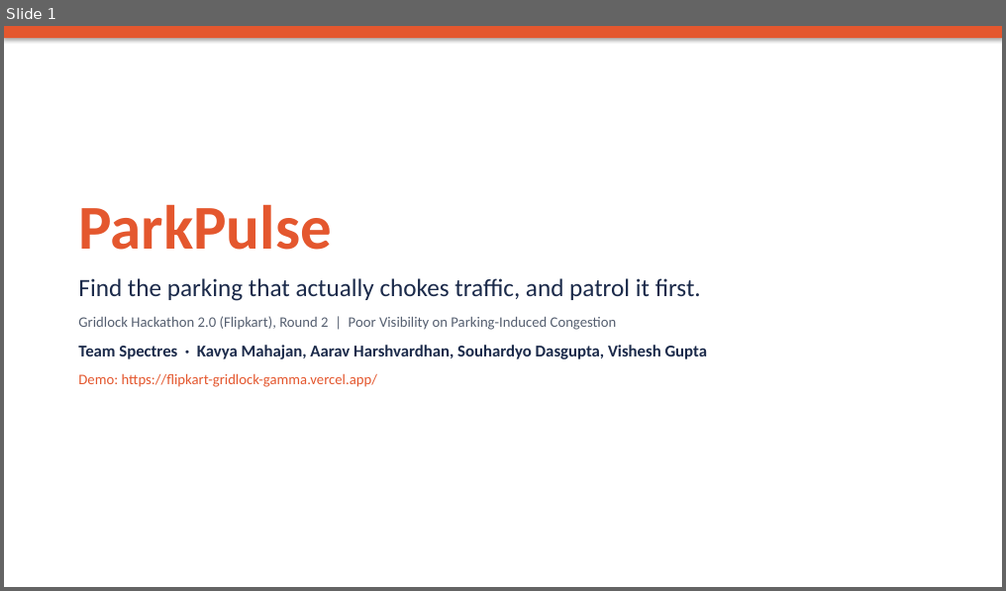
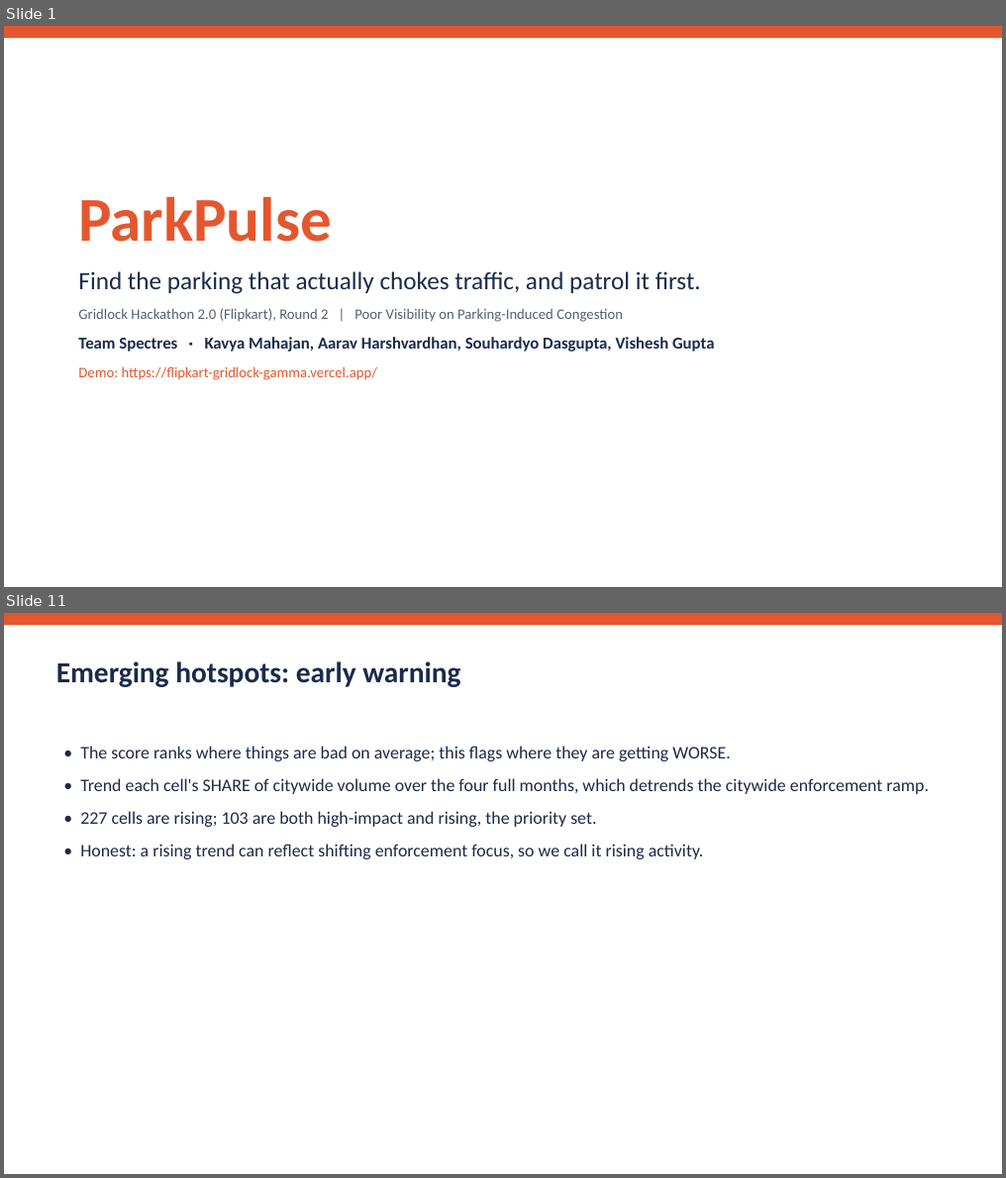
Before and after one commit to senku14x/Flipkart-Gridlock, a slide deck: submission/ParkPulse_Pitch_Deck.pptx. Shown one above the other, each under a label of ours: slide 1 before the commit, slides 1 and 11 after it; the slides between them are not shown. The pictures are 1006x591 and 1006x1178 pixels, drawn with LibreOffice and Linux fonts; fonts in the diff are those of the drawing. Boxes give left, top, right and bottom in pixels: in the first picture for what was removed or moved away, otherwise in the second. Text is boxed around its words. In the diff, an @@ line names an element or a change of style, - is before the commit and + after.

```diff
--- a/submission/ParkPulse_Pitch_Deck.pptx
+++ b/submission/ParkPulse_Pitch_Deck.pptx
@@ slide 11 added at box(4, 613, 1002, 1174), background #FFFFFF @@
@@ rectangle added at box(4, 613, 1002, 625), fill #E4572E @@
@@ text added at box(56, 662, 460, 687), 28 pt, text #1B2A4A, bold @@
+Emerging hotspots: early warning
@@ text added at box(80, 746, 929, 860), 17 pt, text #1B2A4A @@
+• The score ranks where things are bad on average; this flags where they are getting WORSE.
+• Trend each cell's SHARE of citywide volume over the four full months, which detrends the citywide enforcement ramp.
+• 227 cells are rising; 103 are both high-impact and rising, the priority set.
+• Honest: a rising trend can reflect shifting enforcement focus, so we call it rising activity.
@@ slide 1 changed as well @@
@@ rectangle at box(4, 26, 1002, 38): shadow off @@
@@ text "ParkPulse" rewrapped from box(78, 204, 708, 387) to box(78, 196, 715, 380) @@
```
Also in this commit, not shown: 4 other slides changed, 10 other slides added, 8 slides removed, 1 other file.
